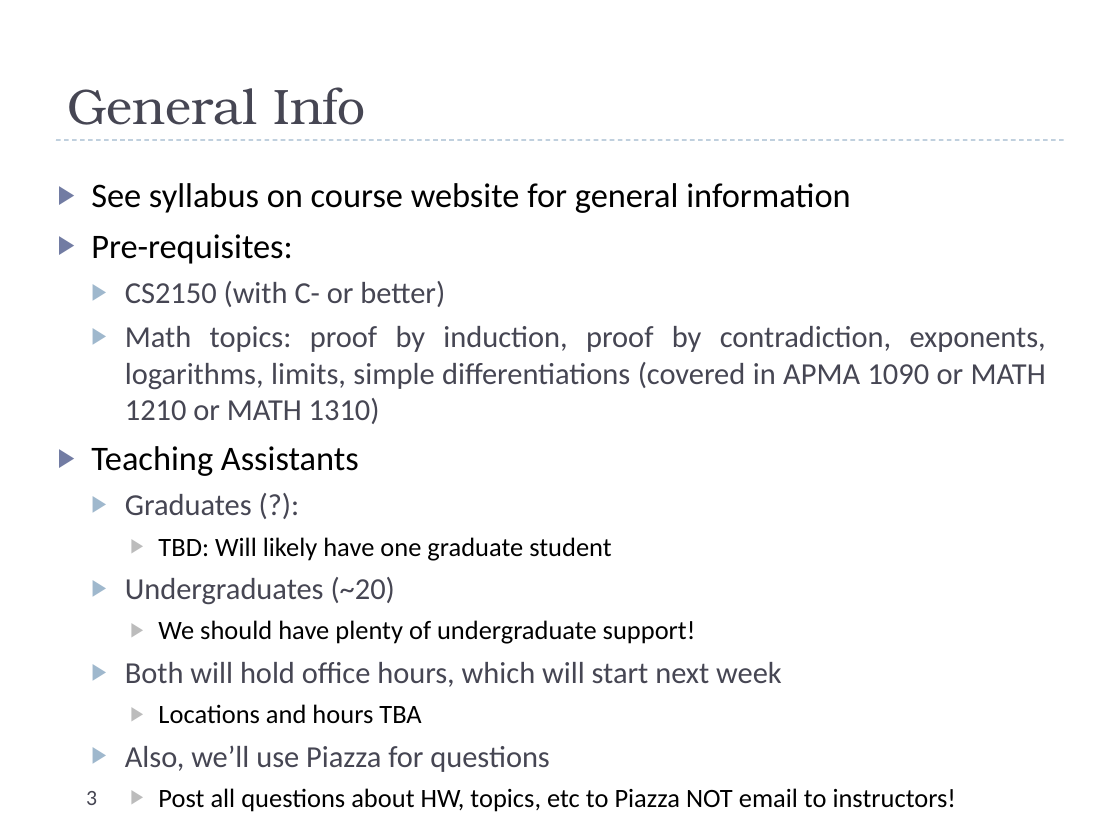
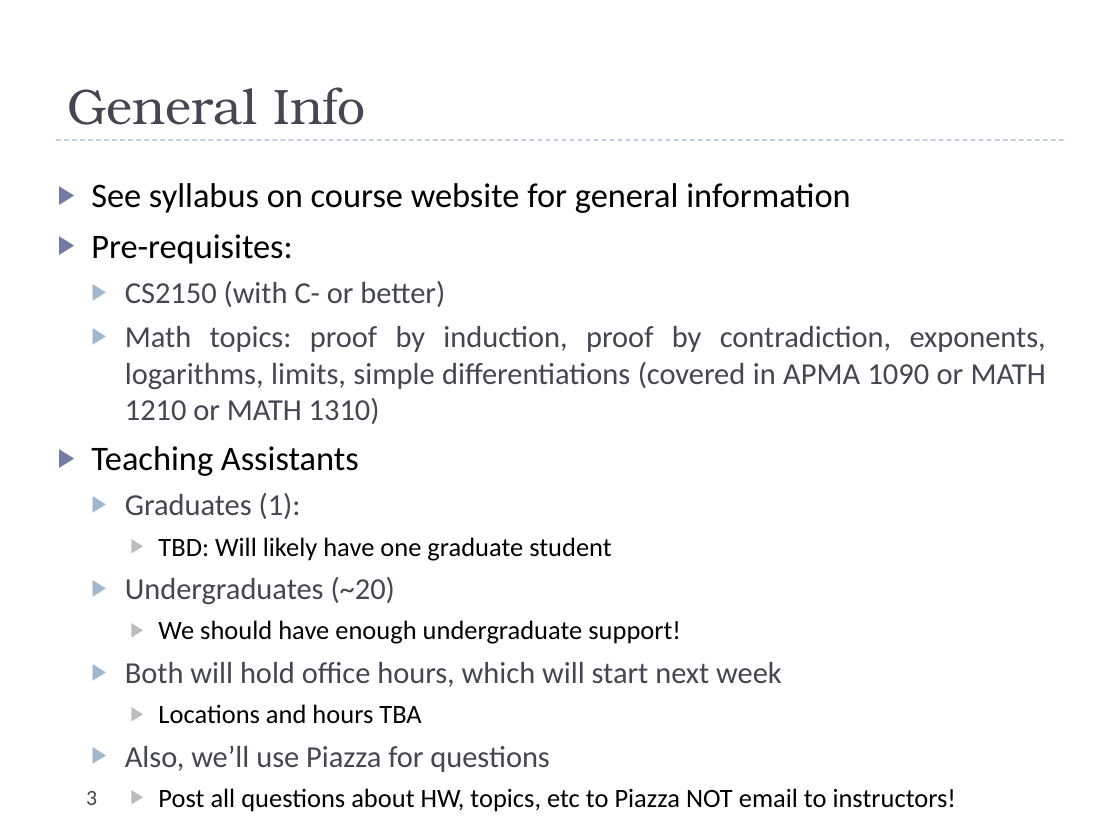
Before and after one commit to uva-cs/cs4102-f21, a slide deck: slide 3 of slides/courseintroduction.pptx. Drawn at 1120x840 pixels with LibreOffice and Linux fonts; fonts in the diff are those of the drawing. Boxes give left, top, right and bottom in pixels: in the first picture for what was removed or moved away, otherwise in the second. Text is boxed around its words. In the diff, an @@ line names an element or a change of style, - is before the commit and + after.

```diff
--- a/slides/courseintroduction.pptx
+++ b/slides/courseintroduction.pptx
@@ text at <box>125,493,301,519</box>: text changed @@
-  ▶ Graduates (?):
+  ▶ Graduates (1):
@@ text at <box>158,620,681,644</box>: text changed @@
-    ▶ We should have plenty of undergraduate support!
+    ▶ We should have enough undergraduate support!
```
Also in this commit, not shown: 10 other slides changed, 7 slides added, 2 slides removed.
